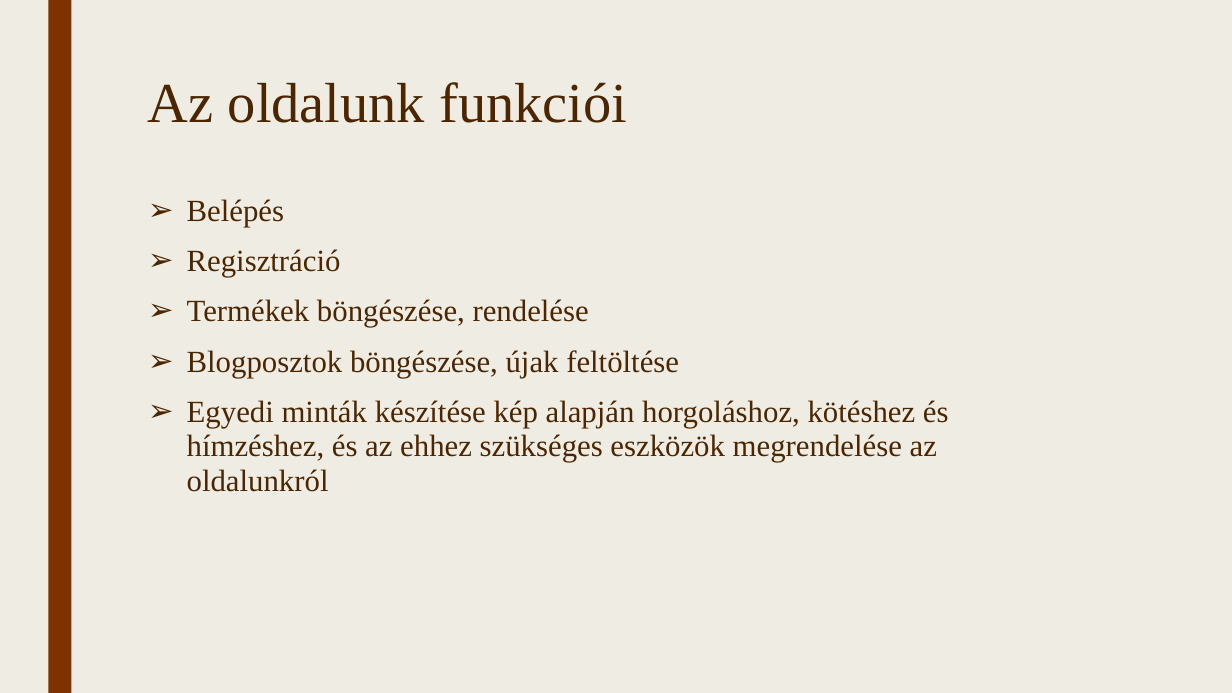
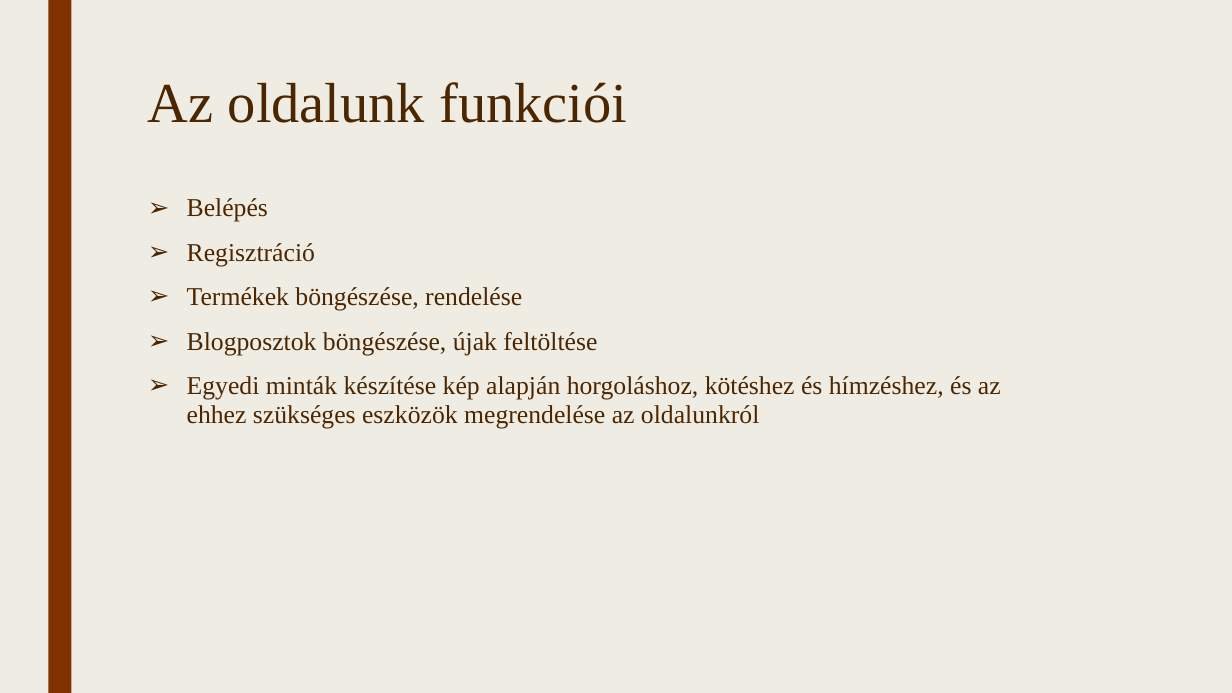
Before and after one commit to TothpalIstvano/13_S1_4_vizsgaremek, a slide deck: slide 3 of Fájlok/Bemutató.pptx. Drawn at 1232x693 pixels with LibreOffice and Linux fonts; fonts in the diff are those of the drawing. Boxes give left, top, right and bottom in pixels: in the first picture for what was removed or moved away, otherwise in the second. Text is boxed around its words. In the diff, an @@ line names an element or a change of style, - is before the commit and + after.

```diff
--- a/Fájlok/Bemutató.pptx
+++ b/Fájlok/Bemutató.pptx
@@ text "Belépés" at [187,198,1001,428]: size 24 to 20 pt @@
```
Also in this commit, not shown: 6 other slides changed, 3 slides added, 2 slides removed, 1 other file.
